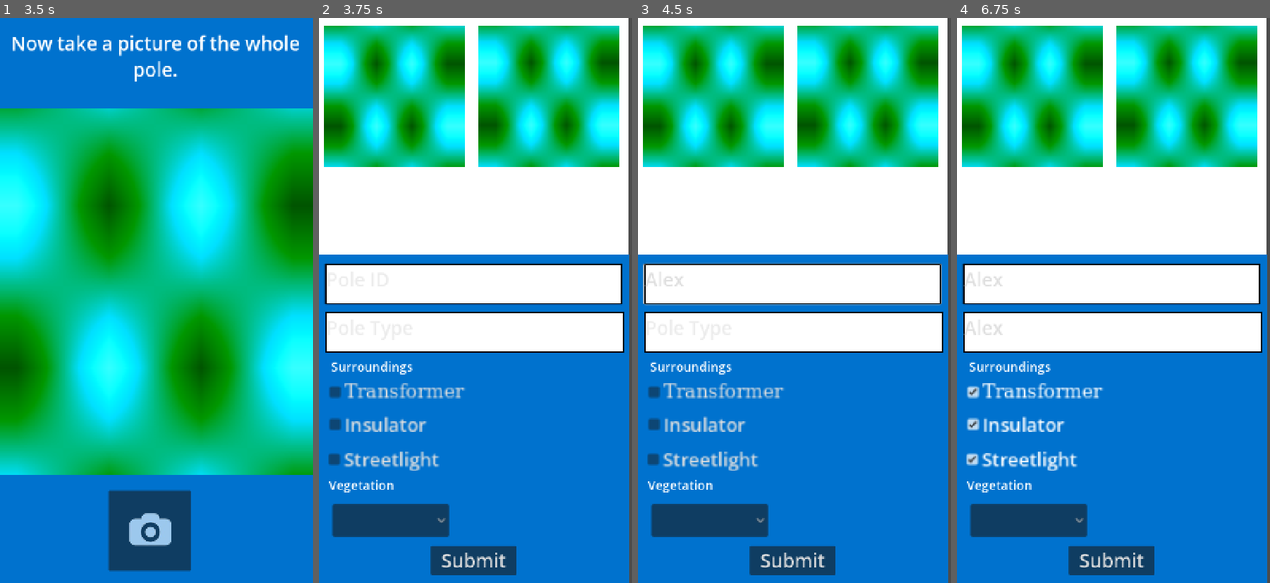
Above: before the commit, frames 1-4 (left to right).
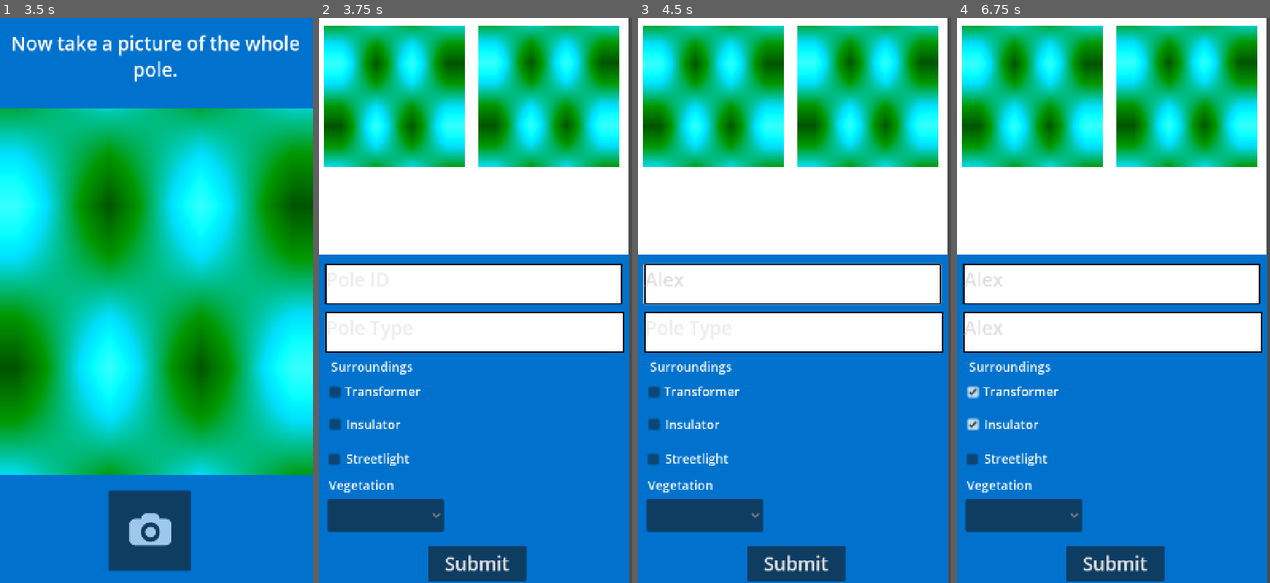
Above: after the commit, the same moments.

Repository: Marcuss2106/gridstorm-polepad-ai
Game: Godot game, scene res://screens/main.tscn
Same seed, same stepped clock (60 frames per second), same inputs: the game is played once before the commit and once after it. The engine's default icon, where the game draws it, is replaced by a stand-in: a white triangle on a blue panel in a dark square.
Inputs (mouse positions are in pixels of both pictures, inside the frame that each line leads up to; where the layout moved, square brackets give the same spot in the first picture):
- Up to frame 1 (3.5 s): click (159, 549) at 0.5 s; click (62, 549) at 1.25 s; click (159, 549) at 2.02 s; click (62, 549) at 2.75 s
- Up to frame 2 (3.75 s): click (478, 549) at 3.52 s
- Up to frame 3 (4.5 s): click (791, 283) at 4.27 s; type "Alex" at 4.35 s
- Up to frame 4 (6.75 s): click (1113, 334) at 4.5 s; type "Alex" at 4.58 s; click (972, 390) [1035, 390] at 5 s; click (972, 424) [1032, 424] at 5.75 s; click (1032, 458) at 6.5 s

Frame 1 is identical in both runs. In frame 2, 3.5% of the frame differs, in the area x 2-67%, y 64-100%; in frame 3, 3.5%; in frame 4, 3.6%.

Commit message:
Checkbox alteration

Diff:
--- a/src/screens/form.tscn
+++ b/src/screens/form.tscn
@@ -120,22 +120,20 @@
 layout_mode = 0
 offset_left = 17.0
 offset_top = 911.0
-offset_right = 191.0
+offset_right = 41.0
 offset_bottom = 953.0
 scale = Vector2(2, 2)
 theme_override_fonts/font = SubResource("FontFile_j5m08")
 theme_override_font_sizes/font_size = 24
-text = "Transformer"
 
 [node name="InsulatorBox" type="CheckBox" parent="." unique_id=86136031]
 layout_mode = 0
 offset_left = 17.0
 offset_top = 994.0
-offset_right = 191.0
+offset_right = 41.0
 offset_bottom = 1036.0
 scale = Vector2(2, 2)
 theme_override_font_sizes/font_size = 24
-text = "Insulator"
 
 [node name="StreetlightBox" type="CheckBox" parent="." unique_id=1264770625]
 layout_mode = 0
@@ -145,14 +143,13 @@
 offset_bottom = 1125.0
 scale = Vector2(2, 2)
 theme_override_font_sizes/font_size = 24
-text = "Streetlight"
 
 [node name="VegetationOptions" type="OptionButton" parent="." unique_id=811320383]
 layout_mode = 0
-offset_left = 34.0
-offset_top = 1239.0
-offset_right = 183.5
-offset_bottom = 1281.0
+offset_left = 21.0
+offset_top = 1226.0
+offset_right = 170.5
+offset_bottom = 1268.0
 scale = Vector2(2, 2)
 item_count = 3
 popup/item_0/text = "None"
@@ -182,11 +179,38 @@
 
 [node name="Button" type="Button" parent="." unique_id=1247867054]
 layout_mode = 0
-offset_left = 286.0
+offset_left = 278.0
 offset_top = 1345.0
-offset_right = 505.0
-offset_bottom = 1420.0
+offset_right = 530.0
+offset_bottom = 1436.0
 theme_override_font_sizes/font_size = 48
 text = "Submit"
 
+[node name="RichTextLabel3" type="RichTextLabel" parent="." unique_id=12865332]
+layout_mode = 0
+offset_left = 66.0
+offset_top = 929.0
+offset_right = 311.0
+offset_bottom = 979.0
+theme_override_font_sizes/normal_font_size = 32
+text = "Transformer"
+
+[node name="RichTextLabel4" type="RichTextLabel" parent="." unique_id=1423494206]
+layout_mode = 0
+offset_left = 69.0
+offset_top = 1013.0
+offset_right = 314.0
+offset_bottom = 1063.0
+theme_override_font_sizes/normal_font_size = 32
+text = "Insulator"
+
+[node name="RichTextLabel5" type="RichTextLabel" parent="." unique_id=1908818716]
+layout_mode = 0
+offset_left = 69.0
+offset_top = 1100.0
+offset_right = 314.0
+offset_bottom = 1150.0
+theme_override_font_sizes/normal_font_size = 32
+text = "Streetlight"
+
 [connection signal="pressed" from="Button" to="." method="_on_button_pressed"]
